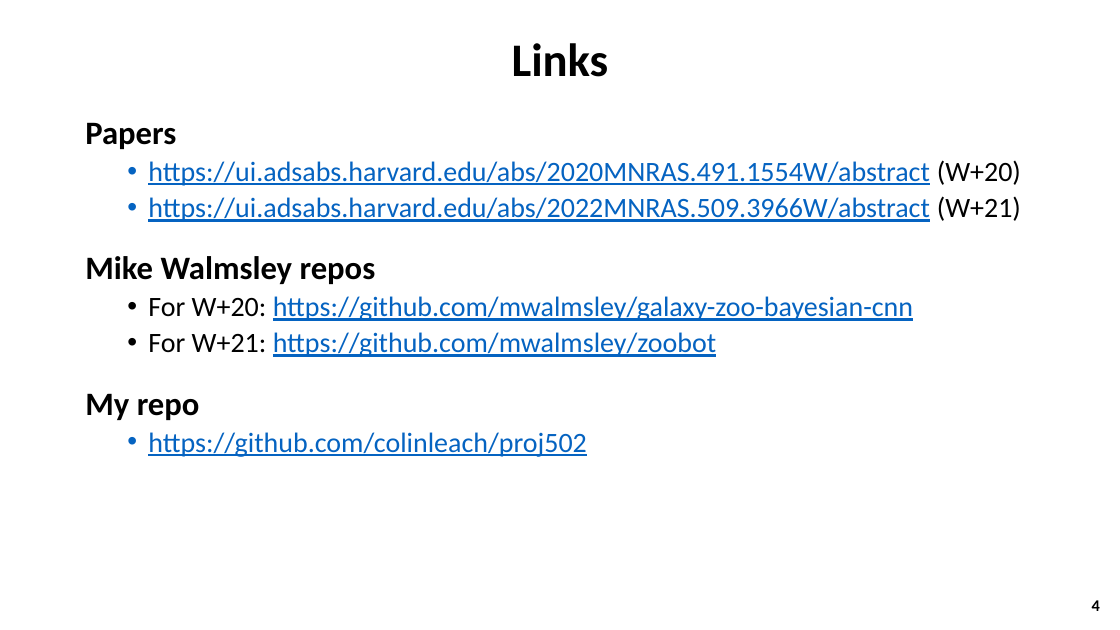
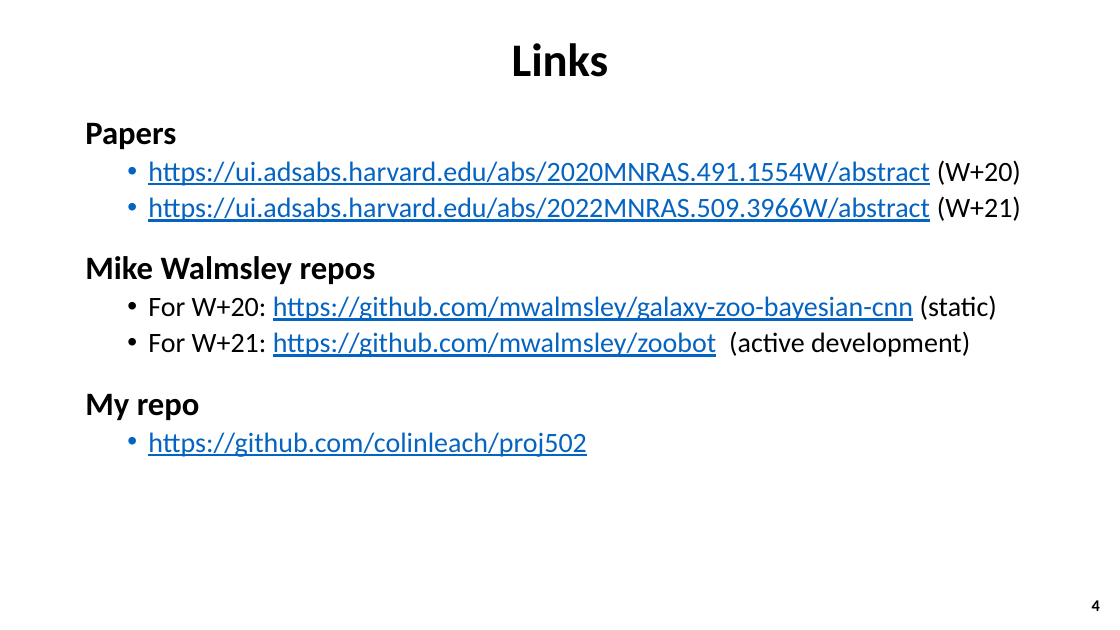
Before and after one commit to colinleach/proj502, a slide deck: slide 4 of project_report/Colin Leach project for ASTR 502.pptx. Drawn at 1120x630 pixels with LibreOffice and Linux fonts; fonts in the diff are those of the drawing. Boxes give left, top, right and bottom in pixels: in the first picture for what was removed or moved away, otherwise in the second. Text is boxed around its words. In the diff, an @@ line names an element or a change of style, - is before the commit and + after.

```diff
--- a/project_report/Colin Leach project for ASTR 502.pptx
+++ b/project_report/Colin Leach project for ASTR 502.pptx
@@ text at (x1=148, y1=295, x2=997, y2=357): text changed @@
-  • For W+20: https://github.com/mwalmsley/galaxy-zoo-bayesian-cnn
-  • For W+21: https://github.com/mwalmsley/zoobot
+  • For W+20: https://github.com/mwalmsley/galaxy-zoo-bayesian-cnn (static)
+  • For W+21: https://github.com/mwalmsley/zoobot (active development)
```
Also in this commit, not shown: 4 other slides changed, 2 slides added.
